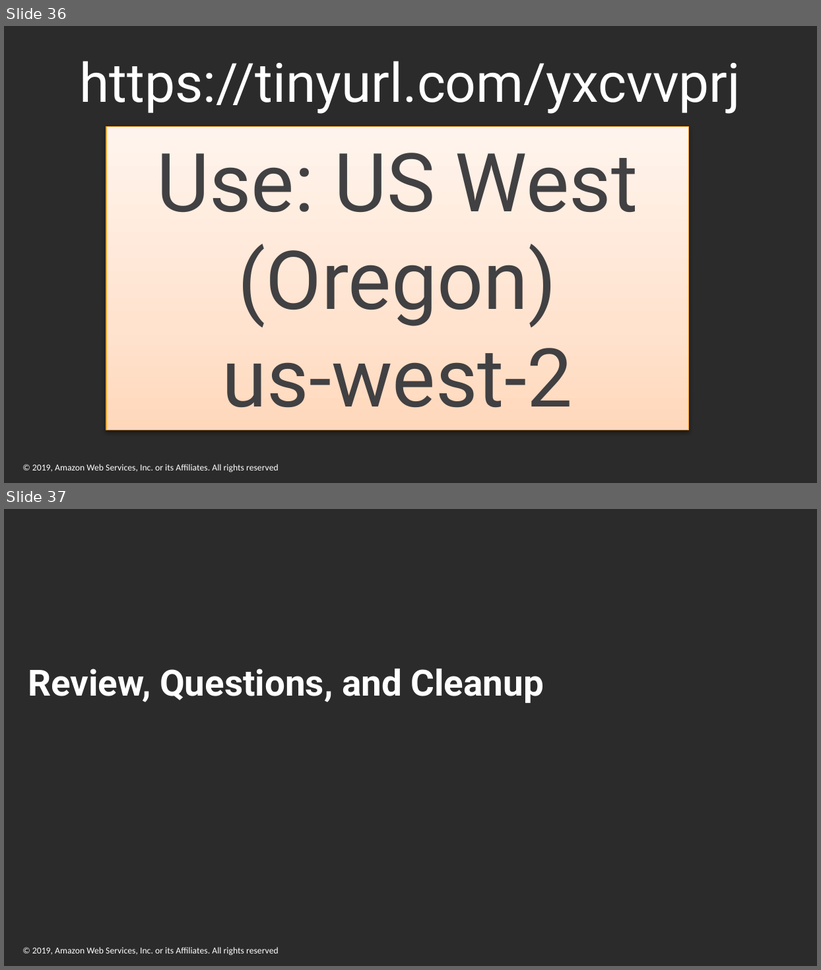
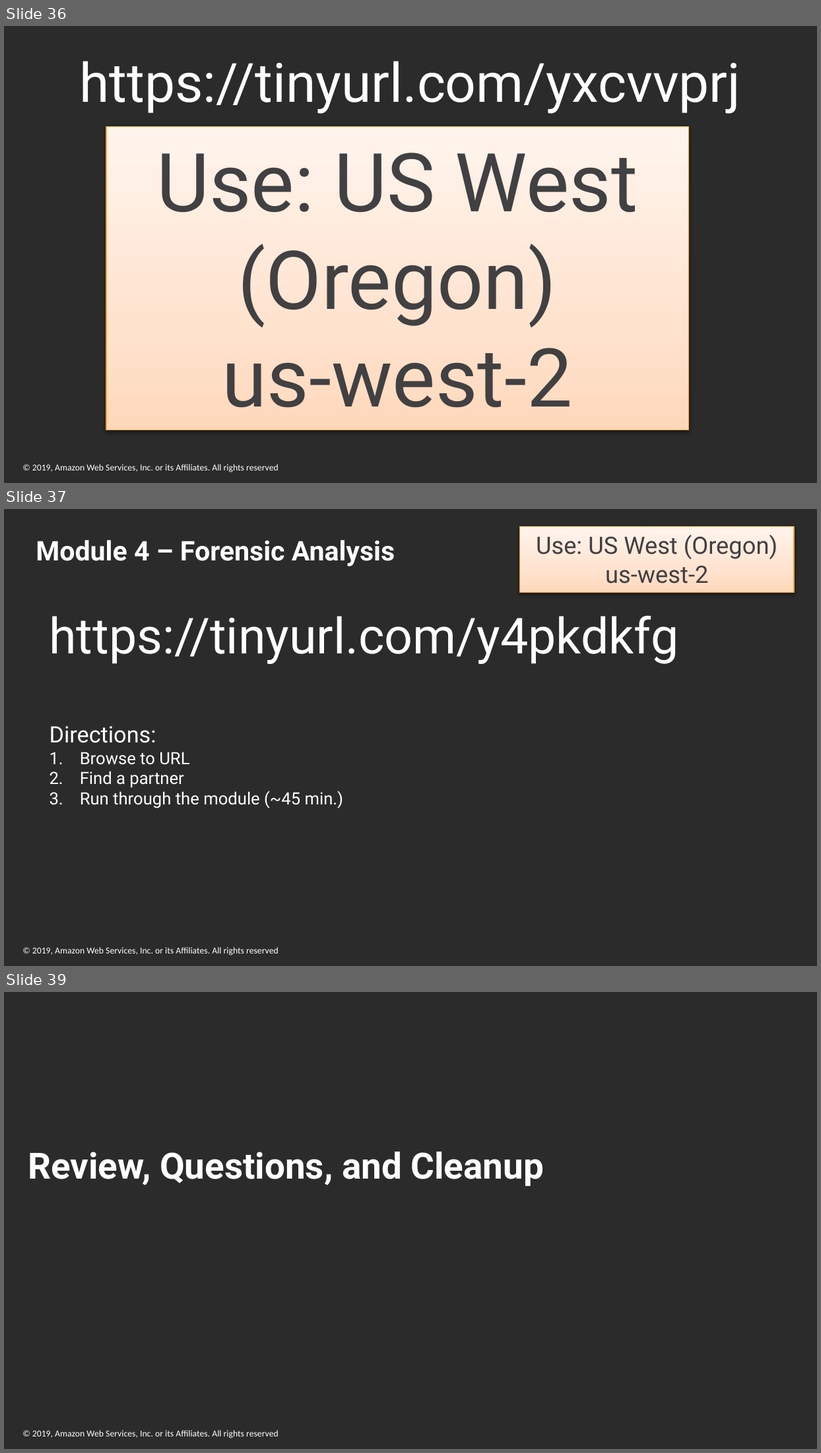
Before and after one commit to rhaney91/aws-scaling-threat-detection-workshop, a slide deck: docs/PF-Threat-Detect-Workshop-Presentation.pptx. Shown one above the other, each under a label of ours: slides 36 and 37 before the commit, slides 36, 37 and 39 after it; the slides between them are not shown. The pictures are 821x970 and 821x1453 pixels, drawn with LibreOffice and Linux fonts; fonts in the diff are those of the drawing; background and template pictures are left out; a plain dark background stands for a picture behind light text. Boxes give left, top, right and bottom in pixels: in the first picture for what was removed or moved away, otherwise in the second. Text is boxed around its words. In the diff, an @@ line names an element or a change of style, - is before the commit and + after.

```diff
--- a/docs/PF-Threat-Detect-Workshop-Presentation.pptx
+++ b/docs/PF-Threat-Detect-Workshop-Presentation.pptx
@@ slide 37 added at (4,509,817,966), background picture (left out); not listed: 1 template element that a slide beside it also shows @@
@@ rectangle added at (520,526,795,592), fill gradient #FFD8BC to #FFE3D0 to #FFF4ED, outline #F9A32E 0.75 pt, 21.2 pt, text #414042 @@
+Use: US West (Oregon)
+us-west-2
@@ title added at (36,540,395,566), 24 pt, text #FFFFFF, bold @@
+Module 4 – Forensic Analysis
@@ text added at (50,615,679,809), 15 pt, text #FFFFFF @@
+https://tinyurl.com/y4pkdkfg
+Directions:
+1. Browse to URL
+2. Find a partner
+3. Run through the module (~45 min.)
@@ what was slide 37 is now slide 39 @@
```
Also in this commit, not shown: 2 slides changed, 1 other slide added.
